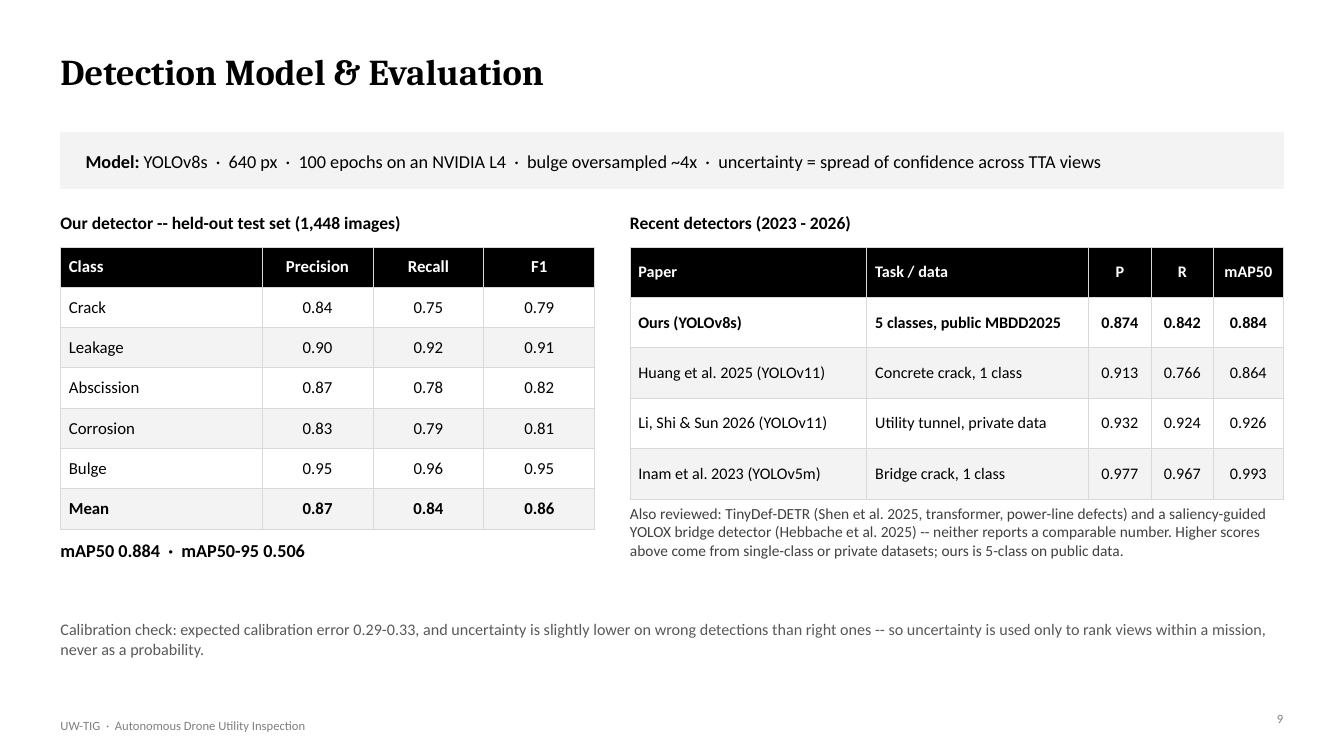
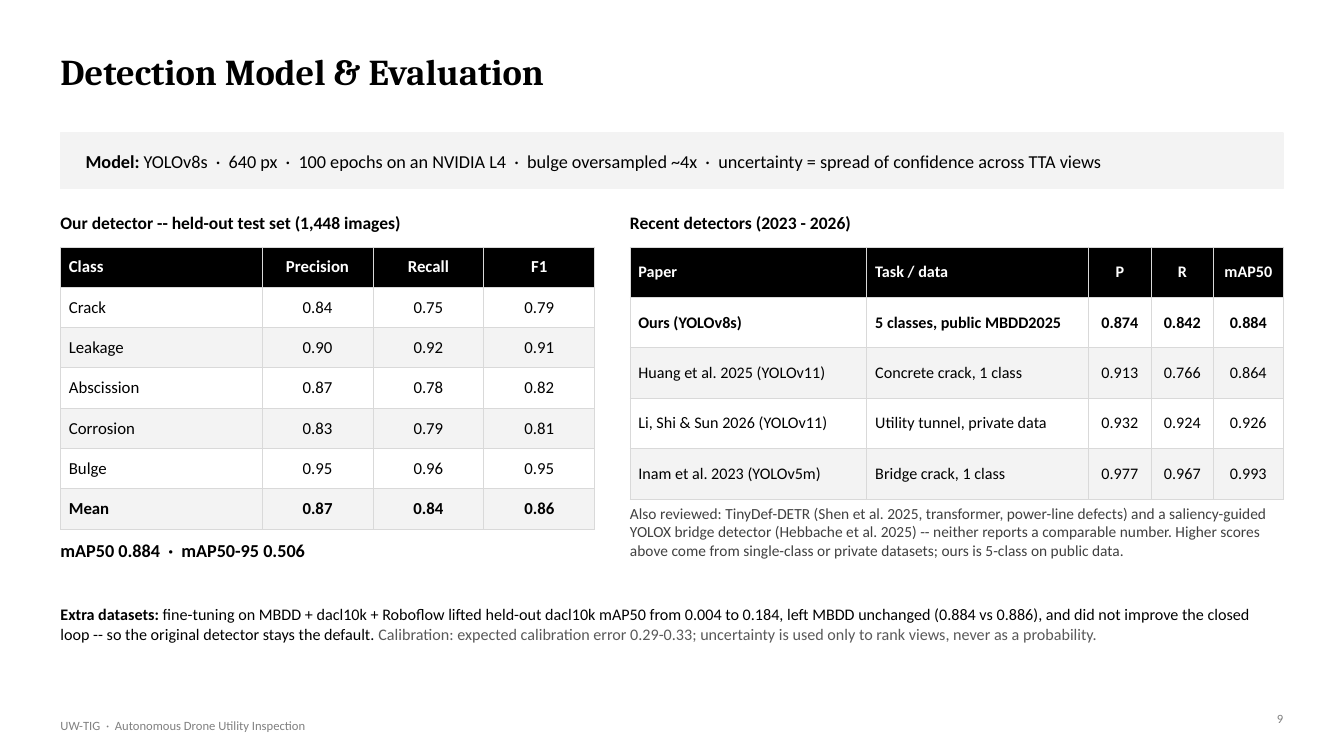
Before and after one commit to DrNeel11/project_work_1, a slide deck: slide 9 of drone-sim-today/Autonomous_Drone_Inspection_Progress.pptx. Drawn at 1344x756 pixels with LibreOffice and Linux fonts; fonts in the diff are those of the drawing. Boxes give left, top, right and bottom in pixels: in the first picture for what was removed or moved away, otherwise in the second. Text is boxed around its words. In the diff, an @@ line names an element or a change of style, - is before the commit and + after.

```diff
--- a/drone-sim-today/Autonomous_Drone_Inspection_Progress.pptx
+++ b/drone-sim-today/Autonomous_Drone_Inspection_Progress.pptx
@@ text at (60,608,1250,643): text changed; text colour #595959 to #000000 @@
-Calibration check: expected calibration error 0.29-0.33, and uncertainty is slightly lower on wrong detections than right ones -- so uncertainty is used only to rank views within a mission, never as a probability.
+Extra datasets: fine-tuning on MBDD + dacl10k + Roboflow lifted held-out dacl10k mAP50 from 0.004 to 0.184, left MBDD unchanged (0.884 vs 0.886), and did not improve the closed loop -- so the original detector stays the default. Calibration: expected calibration error 0.29-0.33; uncertainty is used only to rank views, never as a probability.
```
Also in this commit, not shown: 2 other slides changed, 1 slide added, 2 other files.
